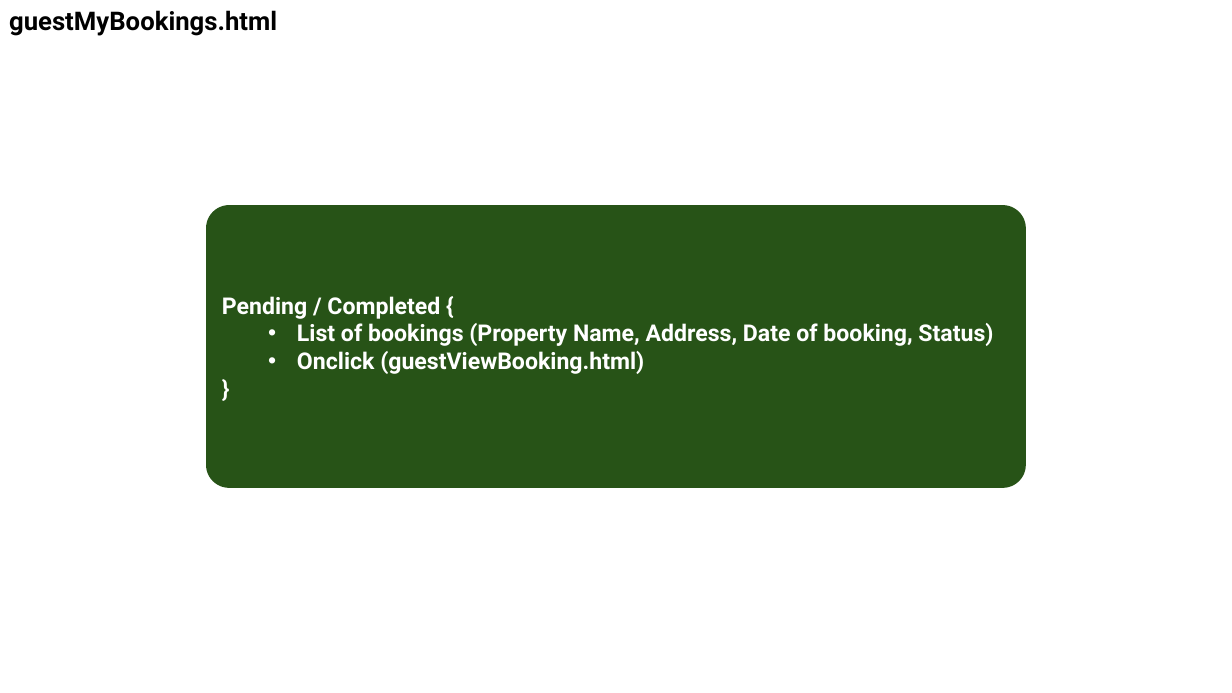
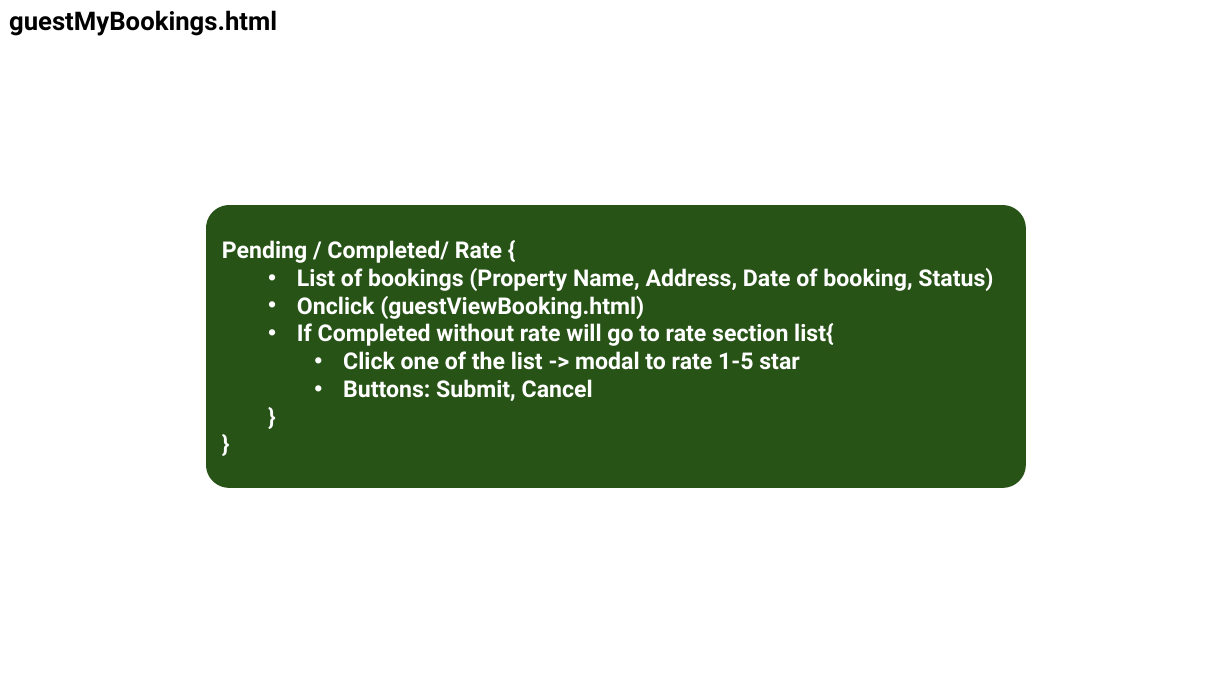
Before and after one commit to Booking-Resevation-Betcha-Homie-House/CAPSTONE-Development-Road-Map, a slide deck: slide 58 of betchaBooking-USECASE.pptx. Drawn at 1232x693 pixels with LibreOffice and Linux fonts; fonts in the diff are those of the drawing. Boxes give left, top, right and bottom in pixels: in the first picture for what was removed or moved away, otherwise in the second. Text is boxed around its words. In the diff, an @@ line names an element or a change of style, - is before the commit and + after.

```diff
--- a/betchaBooking-USECASE.pptx
+++ b/betchaBooking-USECASE.pptx
@@ text in rounded rectangle at box(206, 205, 1026, 488): paragraph added @@
+}
@@ rounded rectangle "Pending / Completed/ Rate {" at box(206, 205, 1026, 488): list level 1 to 2 in "}" @@
@@ text in rounded rectangle at box(222, 240, 502, 263): text changed @@
-Pending / Completed {
+Pending / Completed/ Rate {
@@ text in rounded rectangle at box(297, 323, 834, 401): paragraphs added @@
+  • If Completed without rate will go to rate section list{
+    • Click one of the list -> modal to rate 1-5 star
+    • Buttons: Submit, Cancel
```
Also in this commit, not shown: 2 other slides changed, 1 slide added.
